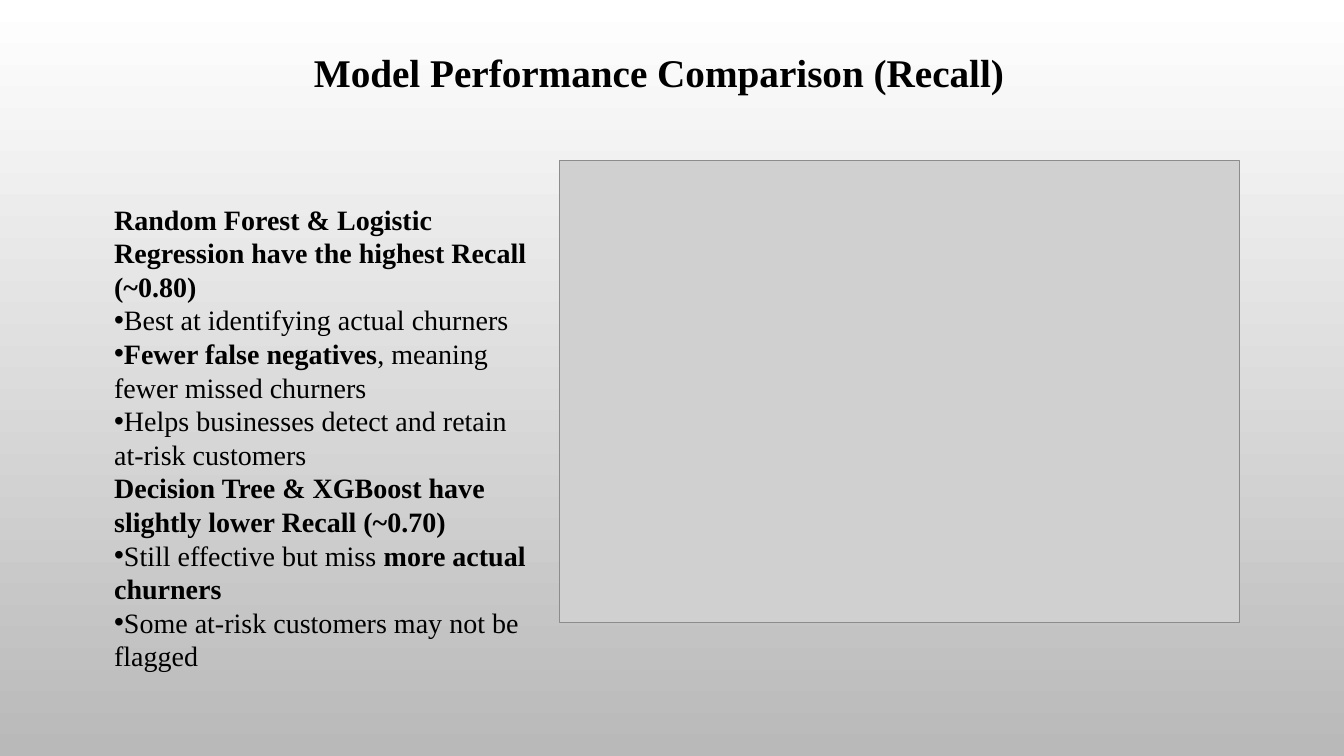
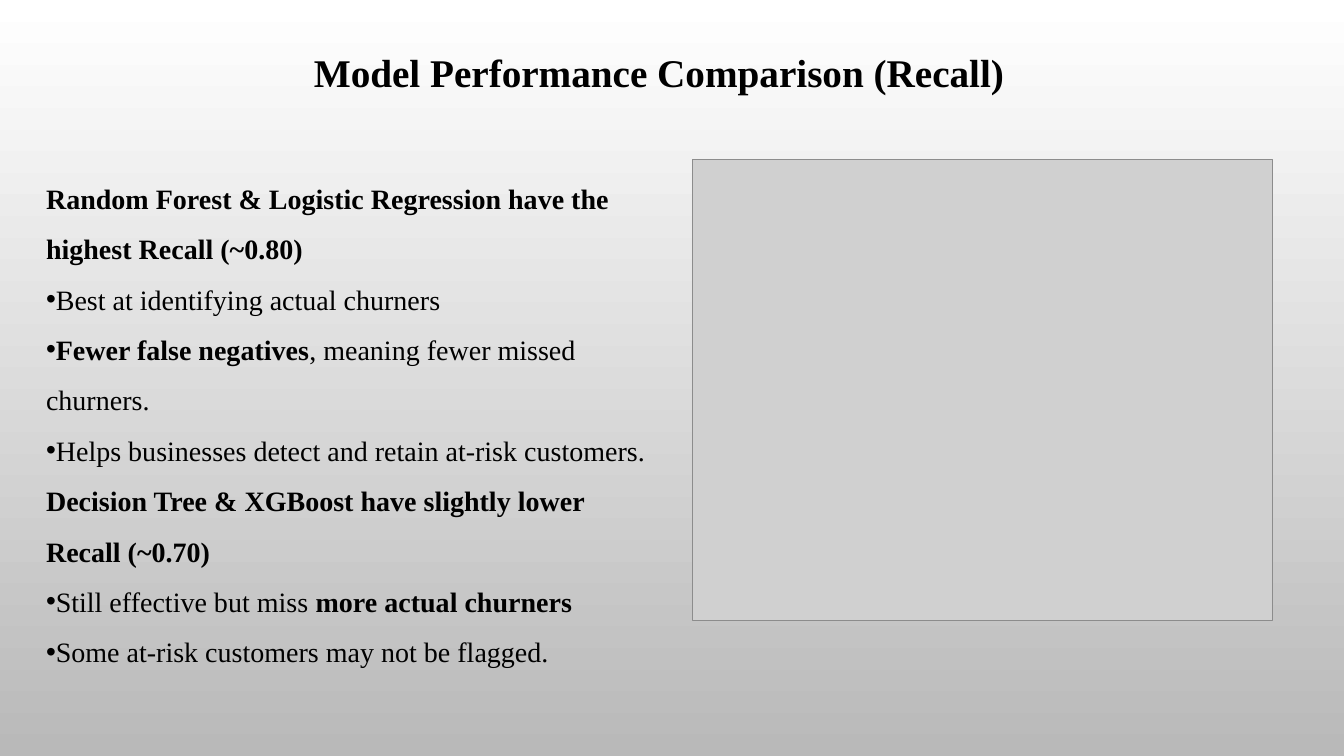
Before and after one commit to Maiya-Abdullahi/SyriaTel-Customer-Churn-Prediction, a slide deck: slide 7 of PowerPoint.pptx. Drawn at 1344x756 pixels with LibreOffice and Linux fonts; fonts in the diff are those of the drawing; grey boxes stand for pictures; background and template pictures are left out. Boxes give left, top, right and bottom in pixels: in the first picture for what was removed or moved away, otherwise in the second. Text is boxed around its words. In the diff, an @@ line names an element or a change of style, - is before the commit and + after.

```diff
--- a/PowerPoint.pptx
+++ b/PowerPoint.pptx
@@ text "Random Forest & Logistic Regression ..." moved from (x1=114, y1=210, x2=526, y2=672) to (x1=46, y1=189, x2=645, y2=668) @@
@@ picture resized from (x1=560, y1=161, x2=1240, y2=622) to (x1=693, y1=159, x2=1273, y2=620) @@
@@ text at (x1=46, y1=189, x2=608, y2=613): line spacing 1 to 1.5 @@
@@ text at (x1=46, y1=340, x2=645, y2=466): text changed @@
-• Fewer false negatives, meaning fewer missed churners
-• Helps businesses detect and retain at-risk customers
+• Fewer false negatives, meaning fewer missed churners.
+• Helps businesses detect and retain at-risk customers.
@@ text at (x1=56, y1=642, x2=548, y2=668): text changed @@
-• Some at-risk customers may not be flagged
+• Some at-risk customers may not be flagged.
```
Also in this commit, not shown: 12 other slides changed.
